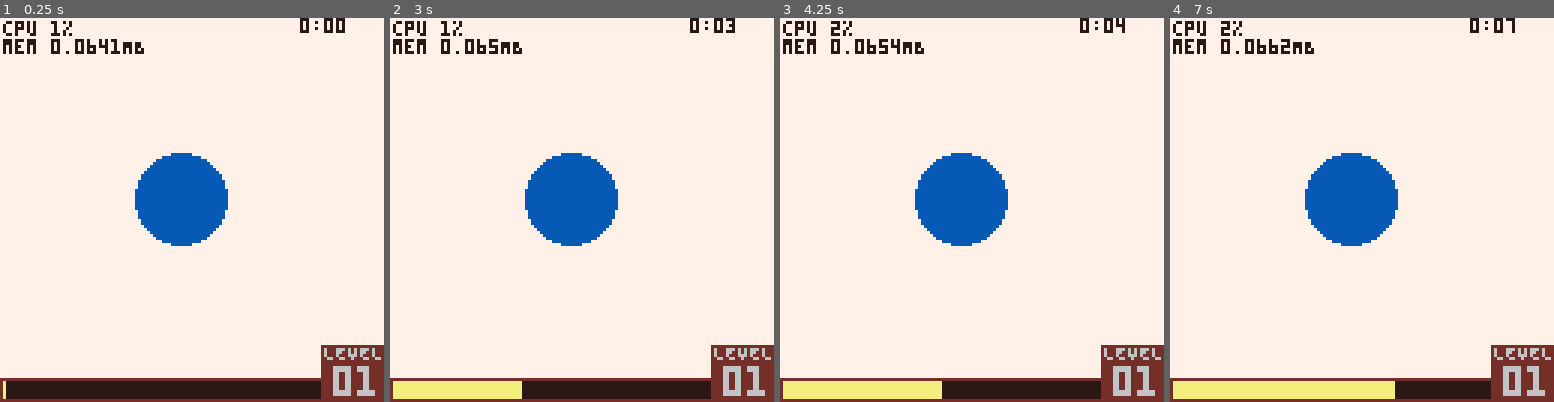
Above: before the commit, frames 1-4 (left to right).
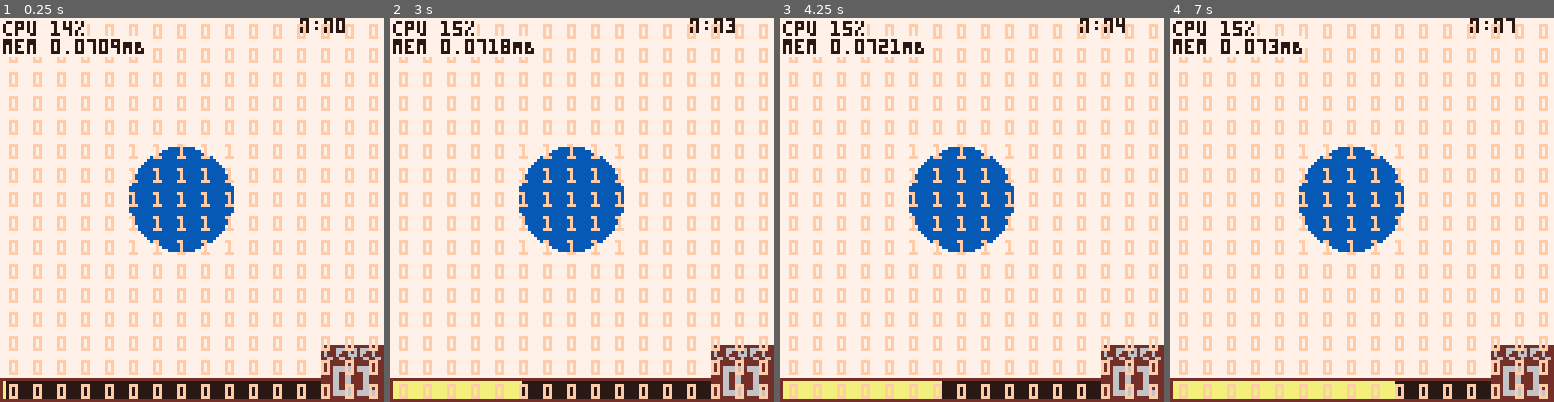
Above: after the commit, the same moments.

Repository: wsasaki01/bath-hack-2026
Game: PICO-8 cartridge fake.p8
Same seed, same stepped clock (60 frames per second), same inputs: the game is played once before the commit and once after it.
Inputs:
- Up to frame 1 (0.25 s): no input
- Up to frame 2 (3 s): tap X (X key) at 0.33, 1.07, 1.85, 2.97 s; tap O (Z key) at 0.7, 1.7, 2.1, 2.5, 2.9 s; hold Right 1.6-2.1 s; hold Up 2.15-2.42 s; hold Right from 2.47 s (still down)
- Up to frame 3 (4.25 s): release Right at 3.03 s; hold Left 3.08-3.58 s; tap O (Z key) at 3.3, 3.7, 4.1 s; hold Down 3.63-3.97 s; hold Right from 4.02 s (still down); tap X (X key) at 4.08 s
- Up to frame 4 (7 s): tap O (Z key) every 0.4 s from 4.5 to 6.9 s; release Right at 4.68 s; hold Up 4.73-5.03 s; hold Left 5.08-5.68 s; tap X (X key) at 5.2, 6.32 s; hold Down 5.73-6.03 s; hold Right 6.08-6.58 s; hold Right from 6.63 s (still down)

The runs differ from the first frame. In frame 1, 19% of the frame differs, in the area x 2-99%, y 0-100%; in frame 2, 19%; in frame 3, 19%; in frame 4, 19%.

Commit message:
Added damage matrix

Diff:
--- a/draw.lua
+++ b/draw.lua
@@ -72,7 +72,11 @@
 		local nice_secs = time % 60
 		print("\#0"..mins..":"..(nice_secs<10 and "0" or "")..secs, 100,0,7)
 
-
+		for i=1,16 do
+			for j=1,16 do
+				print(screen_damage_mtrx[i][j],i*8-5,j*8-6,4,2)
+			end
+		end
 	end
 
 	-- Menu transition
--- a/init.lua
+++ b/init.lua
@@ -60,6 +60,14 @@
 	item_data[1].equipped = true
 
 	screen_list = {}	-- Screen effects
+	screen_damage_mtrx = {}
+	for i=1,16 do
+		local row={}
+		for j=1,16 do
+			add(row, 0)
+		end
+		add(screen_damage_mtrx, row)
+	end
 	add(items, create_item("screen", 3))
 
 	-- Selecting an item on level up
--- a/projectiles.lua
+++ b/projectiles.lua
@@ -79,15 +79,32 @@
 	-- ID 3: Forcefield
 	if id==3 then
 		screen = screen_parent:new({
-			damage=1,
+			x=0,y=0,damage=1,rad=30,
+			points={},
 
-			update = function(self, parent_enemy)
+			update = function(_ENV)
 				x=plyr.x
 				y=plyr.y
+				for p in all(points) do
+					global.screen_damage_mtrx[p[1]][p[2]] += damage
+				end
+			end,
+
+			set_radius = function(_ENV, new_r)
+				rad = new_r
+
+				local cx,cy=8,8
+				local sr=flr(rad/8)
+				points = {}
+				for i=-sr,sr do
+					for j=-sr,sr do
+						add(points, {cx+i,cy+j})
+					end
+				end
 			end,
 
 			draw = function(_ENV)
-				circfill(x,y,15,3)
+				circfill(x,y,rad,3)
 			end,
 		})
 	end
@@ -155,7 +172,11 @@
 
 	elseif type=="screen" then
 		local item = screen_manager:new({id=id, data=item_data[id]})
-		if (id == 3) add(screen_list, create_screen(3))
+		if id == 3 then
+			i = create_screen(3)
+			i:set_radius(17)
+			add(screen_list, i)
+		end
 		return item
 	end
 
--- a/update.lua
+++ b/update.lua
@@ -52,6 +52,13 @@
 				plyr.xp += 10
 			end
 
+			-- Empty screen damage matrix
+			for i=1,16 do
+				for j=1,16 do
+					screen_damage_mtrx[i][j] = 0
+				end
+			end
+
 			if (#enemies != enemy_limit and counters.enemy_respawn == -1) spawn_enemy()
 
 			-- Record current time
